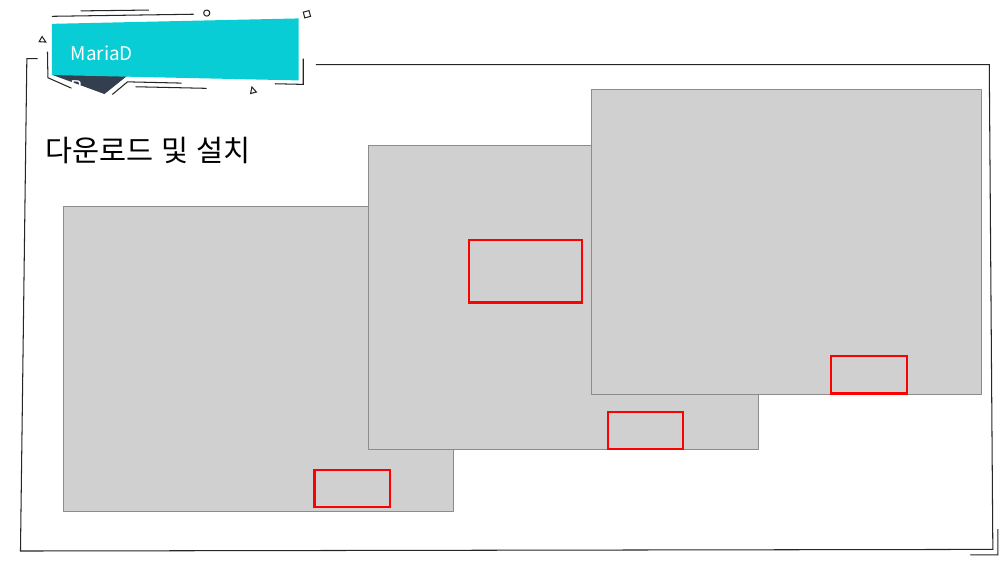
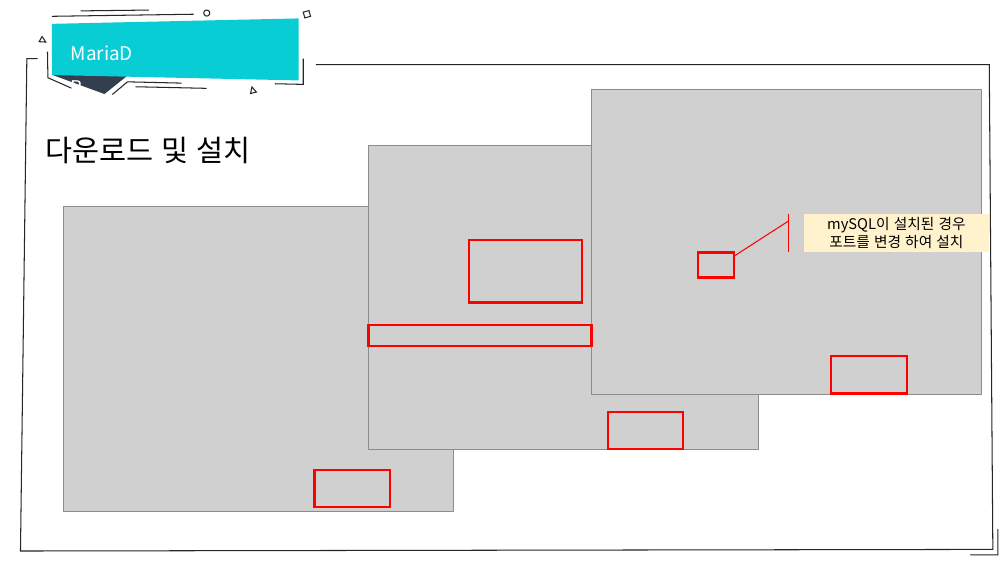
Before and after one commit to hitxid/openDatabase, a slide deck: slide 6 of database/mariadb설치.pptx (slide 11 before the commit). Drawn at 1008x567 pixels with LibreOffice and Linux fonts; fonts in the diff are those of the drawing; grey boxes stand for pictures; background and template pictures are left out. Boxes give left, top, right and bottom in pixels: in the first picture for what was removed or moved away, otherwise in the second. Text is boxed around its words. In the diff, an @@ line names an element or a change of style, - is before the commit and + after.

Commit message:
mariadb설치 UTF8 설정 변경

```diff
--- a/database/mariadb설치.pptx
+++ b/database/mariadb설치.pptx
@@ accent callout added at (805, 214, 990, 253), fill #FFF2CC, outline #FF0000 1 pt, 14 pt, text #000000 @@
+mySQL이 설치된 경우 포트를 변경 하여 설치
@@ rectangle added at (699, 253, 734, 278), outline #FF0000 2.25 pt @@
@@ rectangle added at (369, 325, 592, 346), outline #FF0000 2.25 pt @@
```
Also in this commit, not shown: 5 slides removed.
